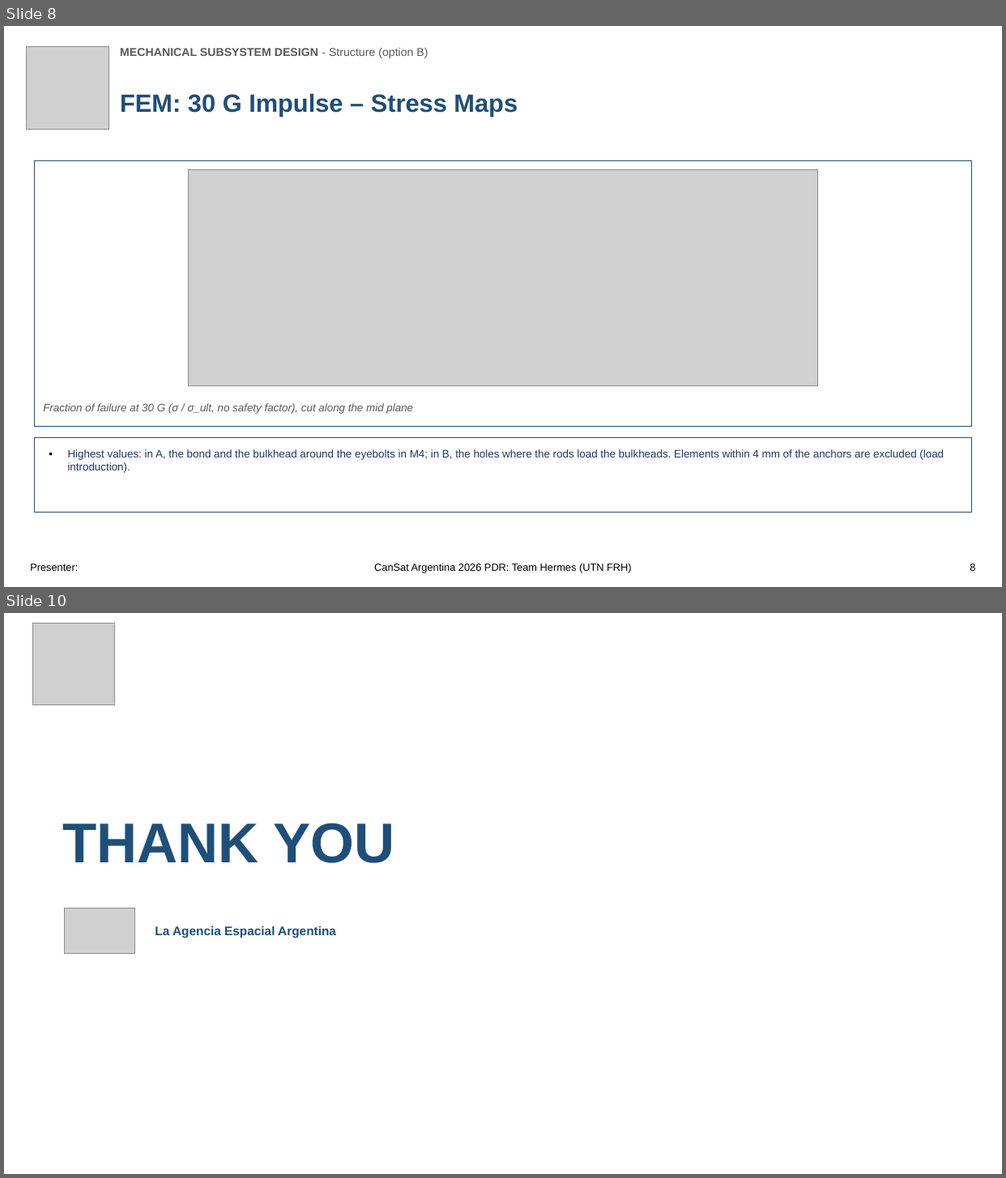
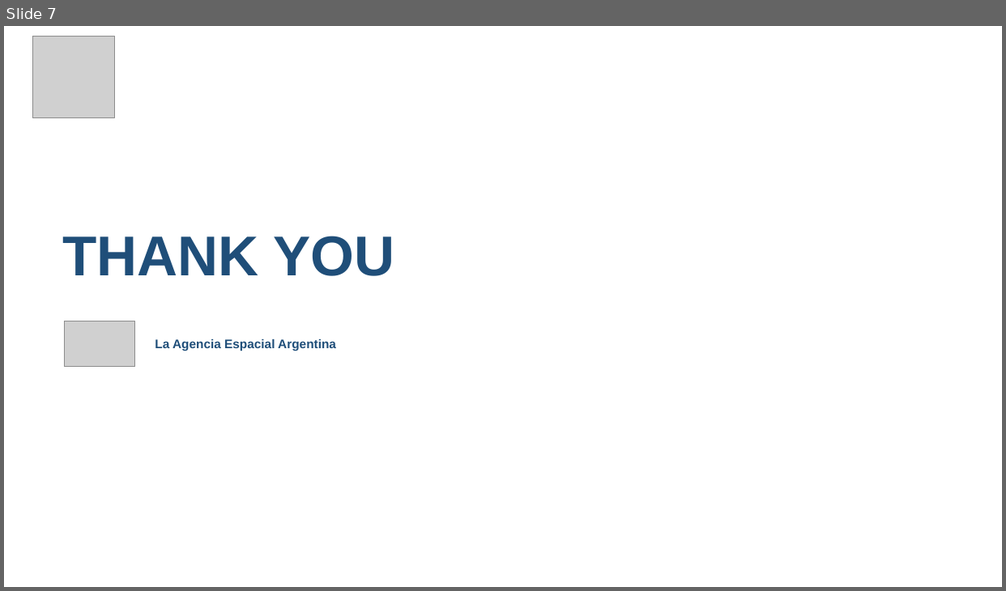
Before and after one commit to Caetano18/proyecto, a slide deck: cansat_pdr/laminas_plantilla/CanSat_PDR_Hermes_estructura_B.pptx. Shown one above the other, each under a label of ours: slides 8 and 10 before the commit, slide 7 after it; the slides between them are not shown. The pictures are 1006x1178 and 1006x591 pixels, drawn with LibreOffice and Linux fonts; fonts in the diff are those of the drawing; grey boxes stand for pictures; background and template pictures are left out. Boxes give left, top, right and bottom in pixels: in the first picture for what was removed or moved away, otherwise in the second. Text is boxed around its words. In the diff, an @@ line names an element or a change of style, - is before the commit and + after.

```diff
--- a/cansat_pdr/laminas_plantilla/CanSat_PDR_Hermes_estructura_B.pptx
+++ b/cansat_pdr/laminas_plantilla/CanSat_PDR_Hermes_estructura_B.pptx
@@ slide 8 removed at bbox=[4, 26, 1002, 587], background picture (left out) @@
@@ picture removed at bbox=[27, 47, 108, 130] @@
@@ text removed at bbox=[120, 48, 428, 58] @@
-MECHANICAL SUBSYSTEM DESIGN - Structure (option B)
@@ text removed at bbox=[120, 93, 518, 117] @@
-FEM: 30 G Impulse – Stress Maps
@@ rectangle removed at bbox=[34, 160, 972, 426] @@
@@ picture removed at bbox=[188, 169, 818, 386] @@
@@ text removed at bbox=[43, 403, 413, 414] @@
-Fraction of failure at 30 G (σ / σ_ult, no safety factor), cut along the mid plane
@@ rectangle removed at bbox=[34, 437, 972, 513] @@
-• Highest values: in A, the bond and the bulkhead around the eyebolts in M4; in B, the holes where the rods load the bulkheads. Elements within 4 mm of the anchors are excluded (load introduction).
@@ text removed at bbox=[30, 564, 78, 571] @@
-Presenter:
@@ text removed at bbox=[374, 563, 632, 574] @@
-CanSat Argentina 2026 PDR: Team Hermes (UTN FRH)
@@ text removed at bbox=[970, 564, 975, 571] @@
-8
@@ what was slide 10 is now slide 7 @@
```
Also in this commit, not shown: 2 slides changed, 2 other slides removed, 6 other files.
